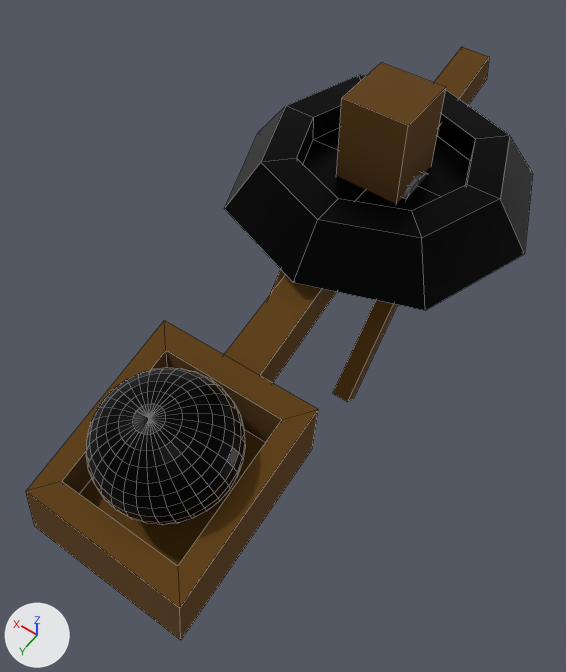
One commit to the FBX model 5to/AR/Catapulta.fbx: the scene before it, then after it.
One viewpoint serves both versions: a 50 mm lens placed at (-3.13, 6.36, 7.72), pointed at (-0.02, 2.01, 0.88). Every picture has the same lights, and +X, +Y and +Z are marked at lower left. Mesh edges are drawn as thin lines.

The first picture shows 'Base', 'Base.001', 'Base.002'.
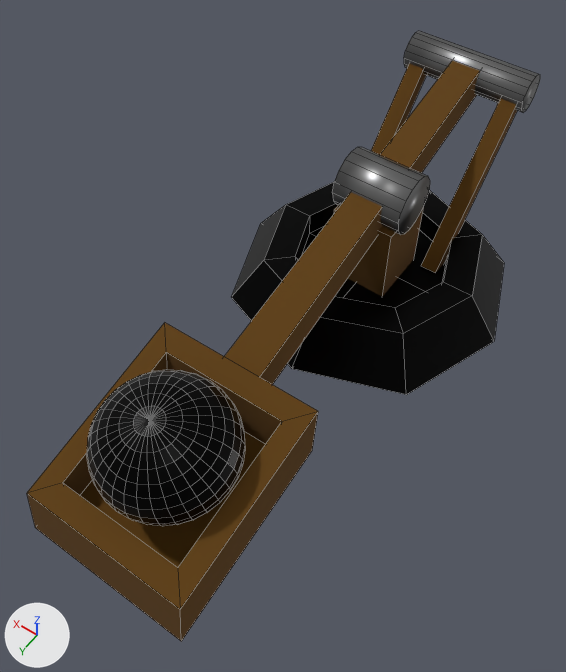
Where the change shows, as pixel boxes [x1, y1, x2, y2] in the pictures (566 x 672 px):
'Base.001', moved: before [26, 47, 489, 640]; after [27, 61, 480, 641]
'Base', moved: before [224, 62, 533, 310]; after [231, 181, 504, 395]
'Base.002', moved: before [269, 269, 397, 402]; after [371, 31, 540, 273]

The change, as a list of edits to the scene's bpy script:
```text
Change me_cube_002:
    where me_cube_002.from_pydata(...)  # 48 vertices, 30 faces; spans x -0.82..0.82, y -0.24..1.7, z -1.86..0.24
    used by ob_base_002; location = (0.0, 0.0, 1.55)
    me_cube_002 part 2: the whole mesh is moved by (0.0, -2.03, 2.03)
Change me_cube_001:
    where me_cube_001.from_pydata(...)  # 538 vertices, 550 faces; spans x -1.01..1.01, y -2.16..5.05, z -1.47..0.73
    used by ob_base_001; location = (0.0, 0.0, 1.55)
    me_cube_001 part 1: the whole mesh is moved by (0.0, 0.0, 1.5)
Change ob_base:
    ob_base.location: (0.0, 0.0, 1.55) -> (0.0, 0.0, 0.0)
Change ob_base_002:
    ob_base_002.location: (0.0, 0.0, 1.55) -> (0.0, 0.0, 0.0)
Change ob_base_001:
    ob_base_001.location: (0.0, 0.0, 1.55) -> (0.0, 0.0, 0.01)
```
